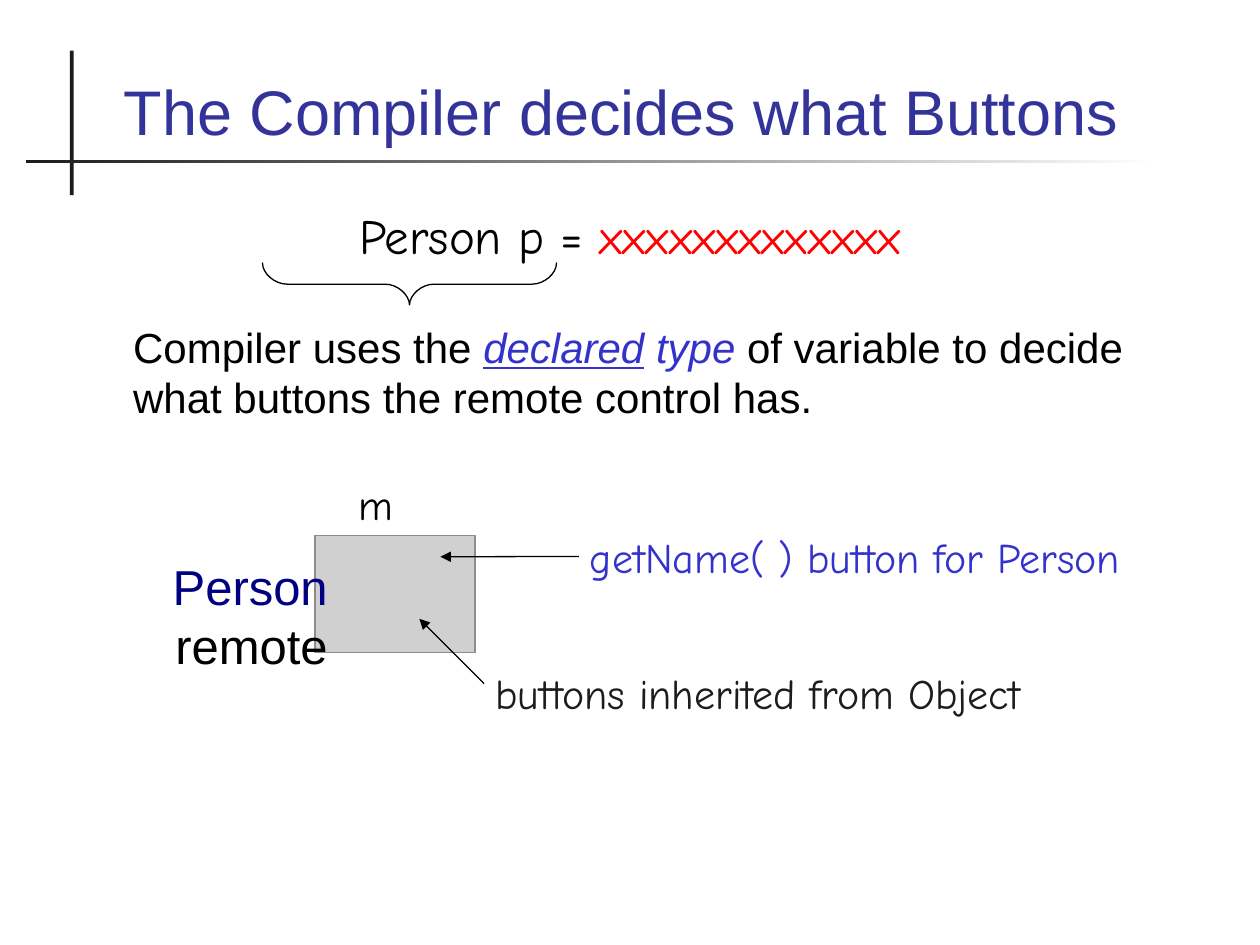
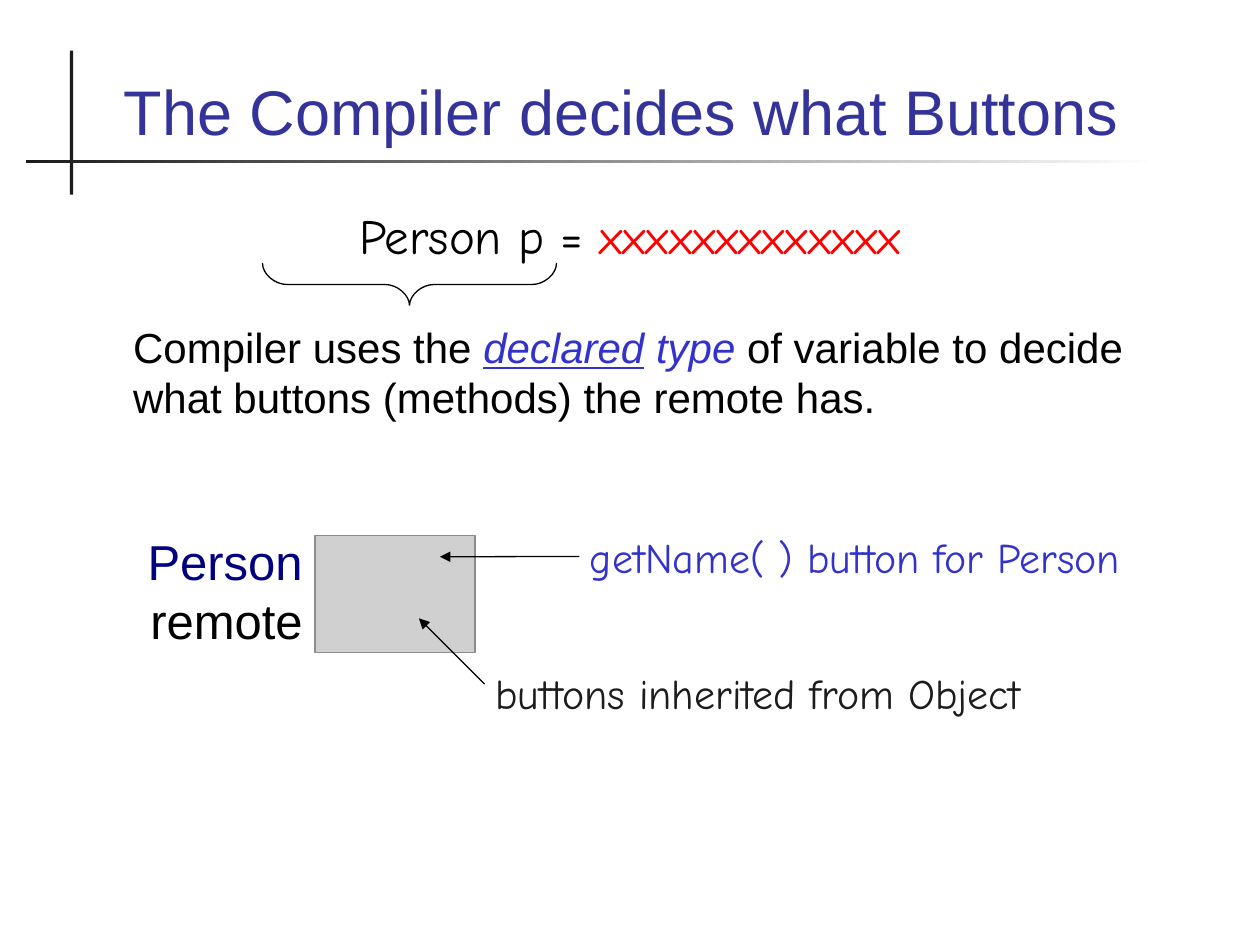
Before and after one commit to skeoop/skeoop.github.io, a slide deck: slide 3 of week1/4-Reference as Remote Control.ppt. Drawn at 1260x945 pixels with LibreOffice and Linux fonts; fonts in the diff are those of the drawing; grey boxes stand for pictures. Boxes give left, top, right and bottom in pixels: in the first picture for what was removed or moved away, otherwise in the second. Text is boxed around its words. In the diff, an @@ line names an element or a change of style, - is before the commit and + after.

```diff
--- a/week1/4-Reference as Remote Control.ppt
+++ b/week1/4-Reference as Remote Control.ppt
@@ text at (133,332,1123,422): text changed @@
-Compiler uses the declared type of variable to decide what buttons the remote control has.
+Compiler uses the declared type of variable to decide what buttons (methods) the remote has.
@@ text removed at (359,499,394,520) @@
-m
@@ text "Person" rewrapped from (173,566,328,665) to (148,546,303,640) @@
```
Also in this commit, not shown: 2 other slides changed, 3 other files.
